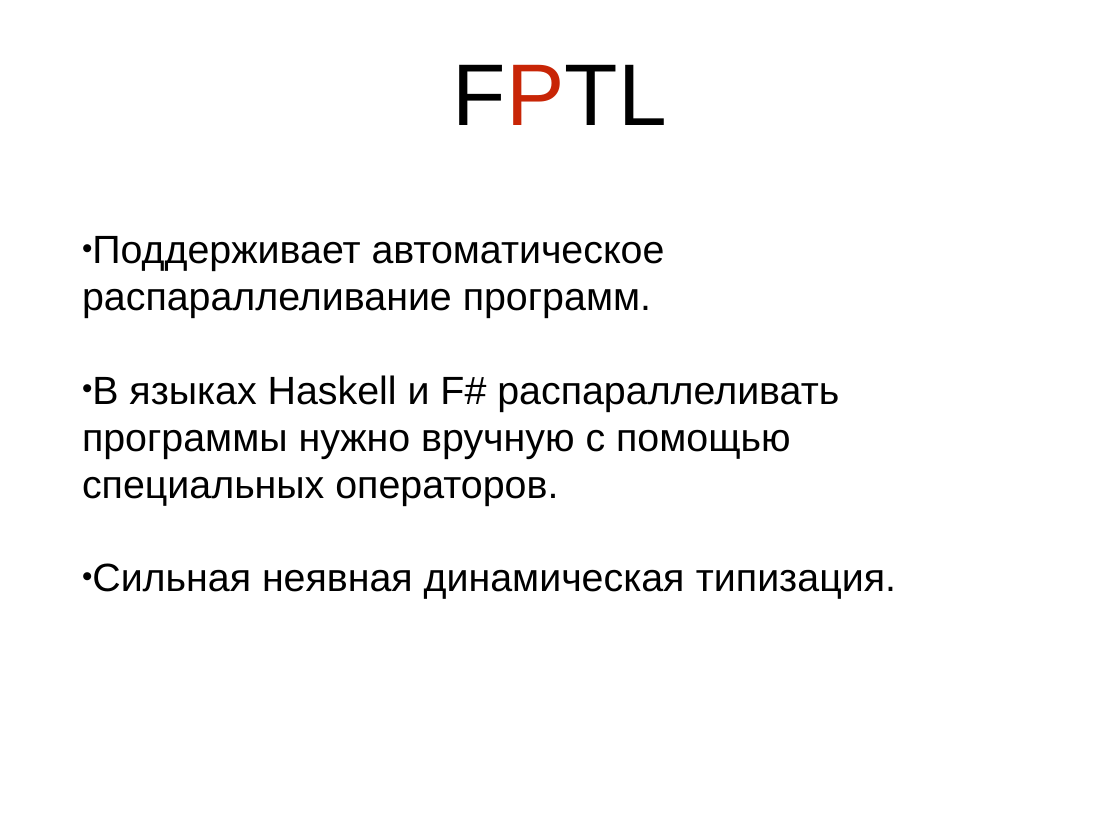
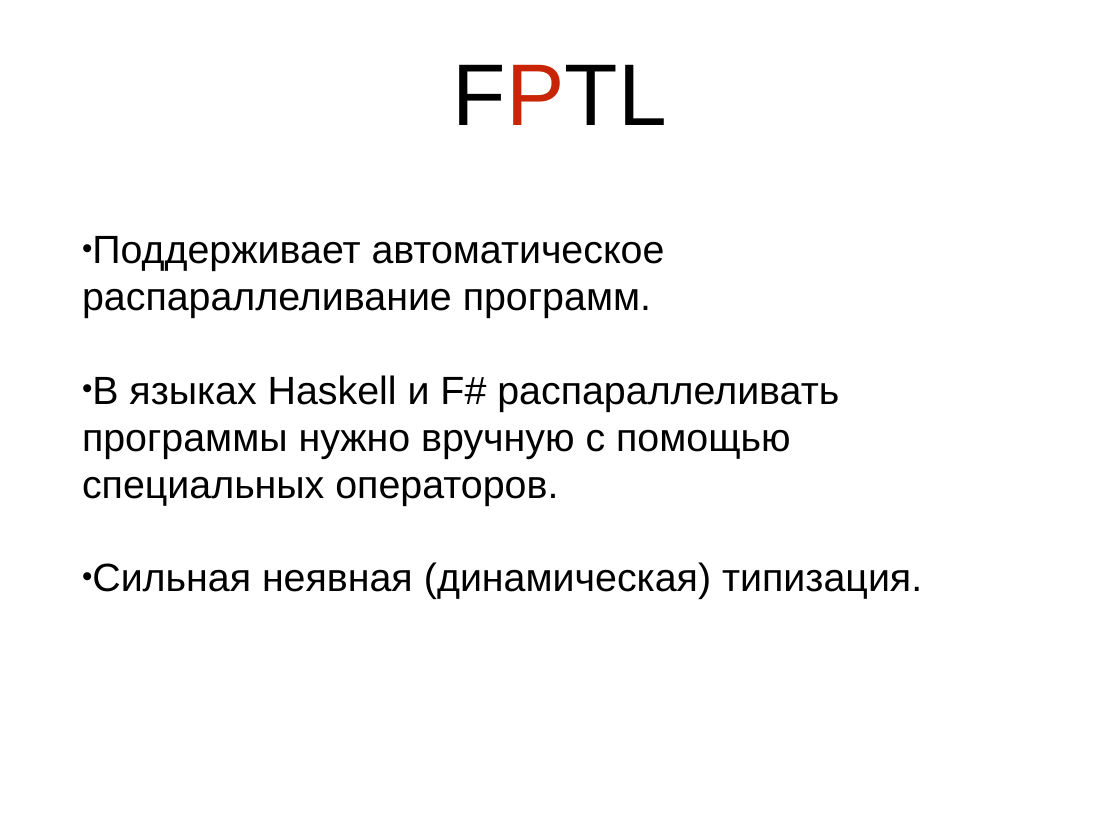
Before and after one commit to Zumisha/Parallel-Programming, a slide deck: slide 3 of Документация/fptl.ppt. Drawn at 1120x840 pixels with LibreOffice and Linux fonts; fonts in the diff are those of the drawing. Boxes give left, top, right and bottom in pixels: in the first picture for what was removed or moved away, otherwise in the second. Text is boxed around its words. In the diff, an @@ line names an element or a change of style, - is before the commit and + after.

```diff
--- a/Документация/fptl.ppt
+++ b/Документация/fptl.ppt
@@ text at <box>92,562,922,599</box>: text changed @@
-• Сильная неявная динамическая типизация.
+• Сильная неявная (динамическая) типизация.
```
Also in this commit, not shown: 11 other slides changed, 1 slide added, 1 slide removed.
